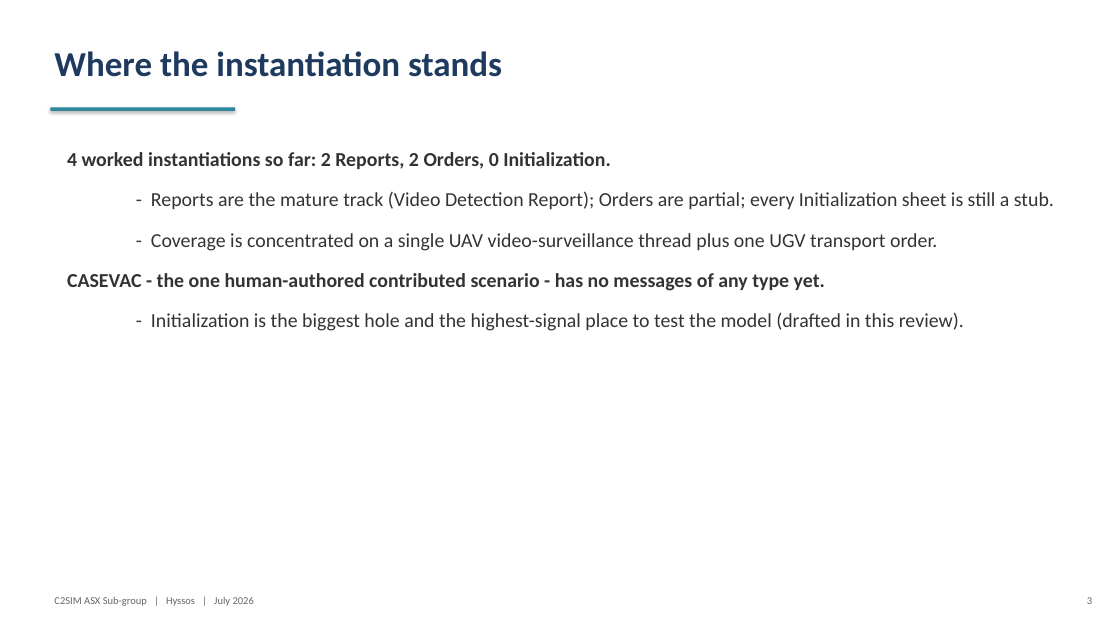
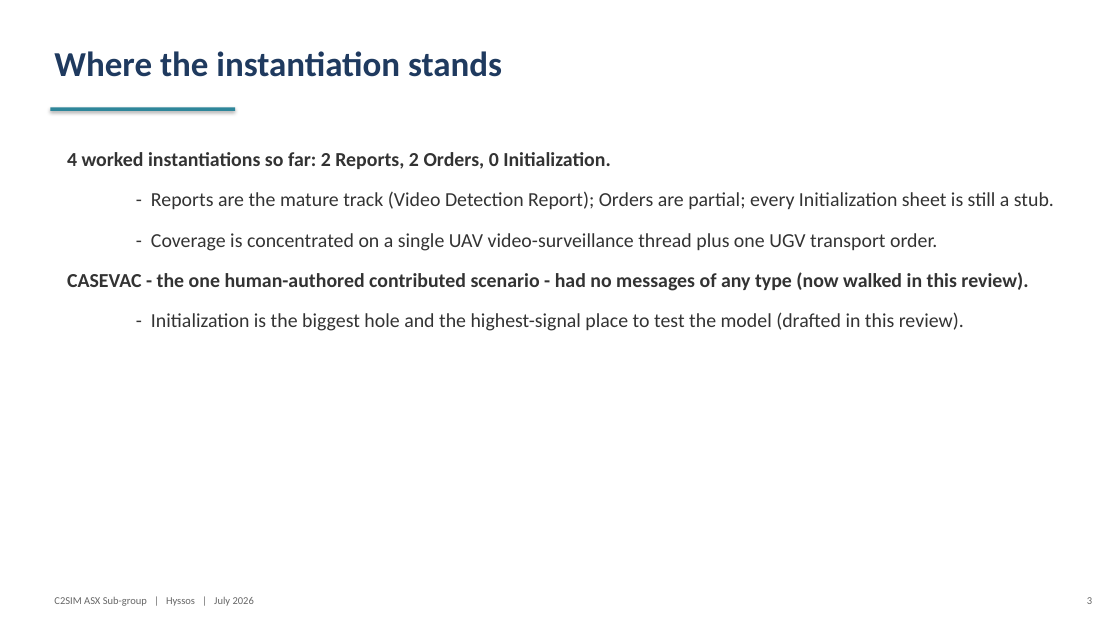
Before and after one commit to hyssostech/C2SIMArtifacts, a slide deck: slide 3 of Subgroups/ASX/InstantiationReview/ASX-Instantiation-Findings.pptx. Drawn at 1120x630 pixels with LibreOffice and Linux fonts; fonts in the diff are those of the drawing. Boxes give left, top, right and bottom in pixels: in the first picture for what was removed or moved away, otherwise in the second. Text is boxed around its words. In the diff, an @@ line names an element or a change of style, - is before the commit and + after.

```diff
--- a/Subgroups/ASX/InstantiationReview/ASX-Instantiation-Findings.pptx
+++ b/Subgroups/ASX/InstantiationReview/ASX-Instantiation-Findings.pptx
@@ text at bbox=[67, 272, 1028, 291]: text changed @@
-CASEVAC - the one human-authored contributed scenario - has no messages of any type yet.
+CASEVAC - the one human-authored contributed scenario - had no messages of any type (now walked in this review).
```
Also in this commit, not shown: 4 other slides changed, 1 slide added, 1 other file.
